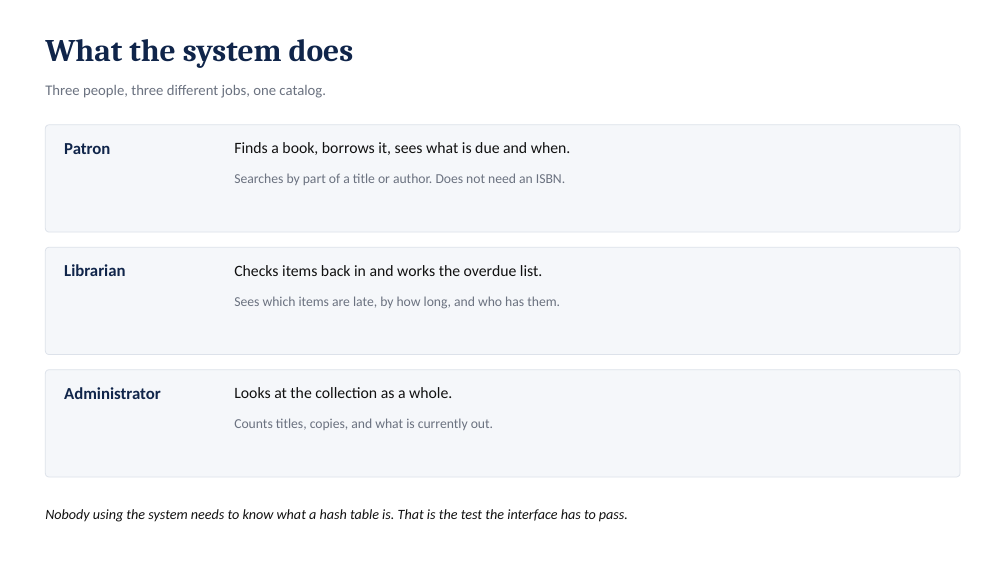
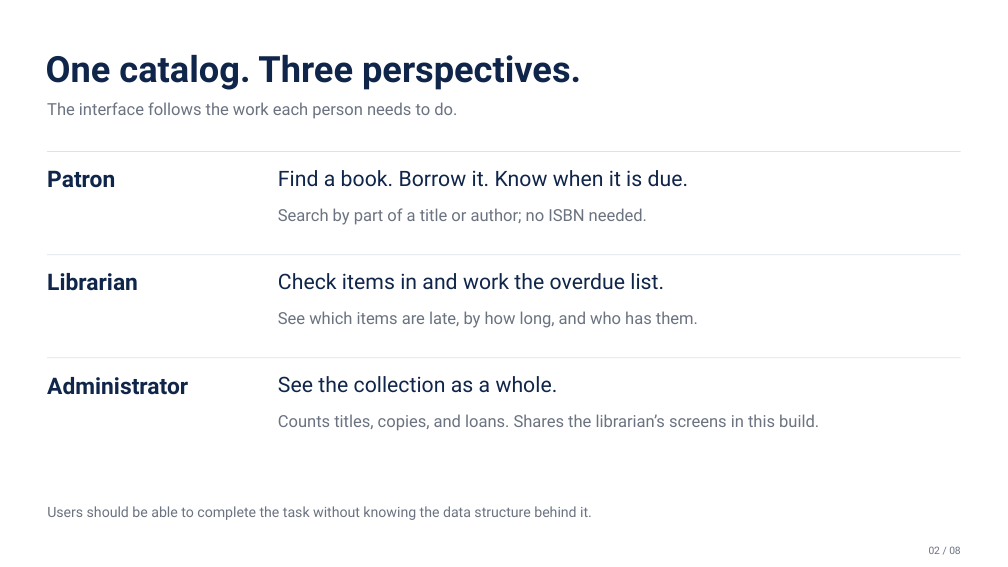
Before and after one commit to peliterm/smart-library-management-system, a slide deck: slide 2 of MP_CPSC315_Presentation.pptx. Drawn at 1008x567 pixels with LibreOffice and Linux fonts; fonts in the diff are those of the drawing. Boxes give left, top, right and bottom in pixels: in the first picture for what was removed or moved away, otherwise in the second. Text is boxed around its words. In the diff, an @@ line names an element or a change of style, - is before the commit and + after.

```diff
--- a/MP_CPSC315_Presentation.pptx
+++ b/MP_CPSC315_Presentation.pptx
@@ text at [46,54,581,90]: text changed; size 30 to 34.5 pt; font Cambria to Roboto @@
-What the system does
+One catalog. Three perspectives.
@@ vertical alignment middle to top in 6 elements at [278,376,558,393], [278,273,664,290], [278,170,689,187], [47,506,592,520], [46,54,581,90], [47,102,457,119] @@
@@ text at [47,102,457,119]: text changed; size 14 to 15.8 pt; font Calibri to Roboto @@
-Three people, three different jobs, one catalog.
+The interface follows the work each person needs to do.
@@ size 16 to 21.8 pt, font Calibri to Roboto; line spacing 1 to 1.07; vertical alignment middle to top in 3 elements at [47,377,188,395], [47,273,138,291], [47,170,115,188] @@
@@ text "Patron": place and size @@
-text "Patron" at [64,143,110,154]
+text "Patron" at [47,170,115,188]
@@ rectangle: place and size @@
-rectangle at [45,125,960,232]
+rectangle at [47,151,960,152]
@@ text at [278,170,689,187]: text changed; size 15 to 20.2 pt; font Calibri to Roboto; text colour #111111 to #10254A @@
-Finds a book, borrows it, sees what is due and when.
+Find a book. Borrow it. Know when it is due.
@@ text at [278,208,647,225]: text changed; size 13 to 15.8 pt; font Calibri to Roboto @@
-Searches by part of a title or author. Does not need an ISBN.
+Search by part of a title or author; no ISBN needed.
@@ text "Librarian": place and size @@
-text "Librarian" at [64,264,125,276]
+text "Librarian" at [47,273,138,291]
@@ rectangle: place and size @@
-rectangle at [45,247,960,355]
+rectangle at [47,254,960,255]
@@ text at [278,273,664,290]: text changed; size 15 to 20.2 pt; font Calibri to Roboto; text colour #111111 to #10254A @@
-Checks items back in and works the overdue list.
+Check items in and work the overdue list.
@@ text at [278,311,698,328]: text changed; size 13 to 15.8 pt; font Calibri to Roboto @@
-Sees which items are late, by how long, and who has them.
+See which items are late, by how long, and who has them.
@@ rounded rectangle to rectangle; fill #F5F7FA to #DDE2EA; outline #DDE2EA 0.75 pt to none in 3 elements at [47,151,960,152], [47,254,960,255], [47,358,960,358] @@
@@ rectangle: place and size @@
-rectangle at [45,370,960,477]
+rectangle at [47,358,960,358]
@@ text "Administrator": place and size @@
-text "Administrator" at [64,387,161,399]
+text "Administrator" at [47,377,188,395]
@@ text at [278,376,558,393]: text changed; size 15 to 20.2 pt; font Calibri to Roboto; text colour #111111 to #10254A @@
-Looks at the collection as a whole.
+See the collection as a whole.
@@ text at [278,414,819,431]: text changed; size 13 to 15.8 pt; font Calibri to Roboto @@
-Counts titles, copies, and what is currently out.
+Counts titles, copies, and loans. Shares the librarian’s screens in this build.
@@ text at [47,506,592,520]: text changed; font Calibri to Roboto; text colour #111111 to #6B7280; italic off @@
-Nobody using the system needs to know what a hash table is. That is the test the interface has to pass.
+Users should be able to complete the task without knowing the data structure behind it.
@@ text added at [929,546,961,554], 9.8 pt, text #6B7280 @@
+02 / 08
```
Also in this commit, not shown: 4 other slides changed, 3 slides added, 3 slides removed, 43 other files.
